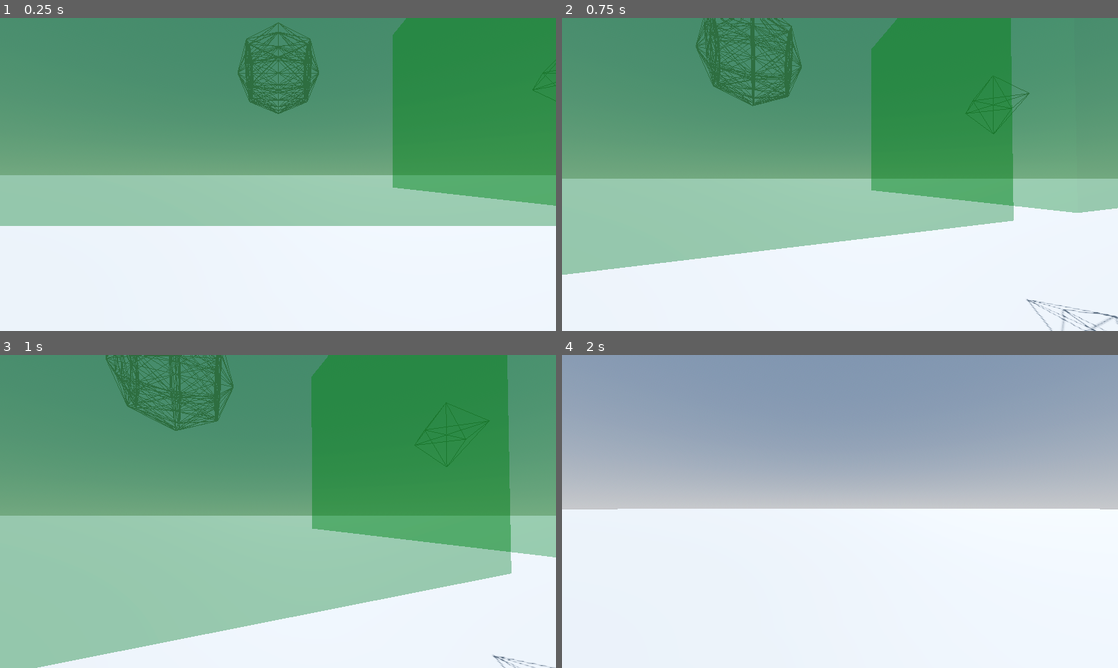
Above: before the commit, frames 1-4 (two rows, left to right).
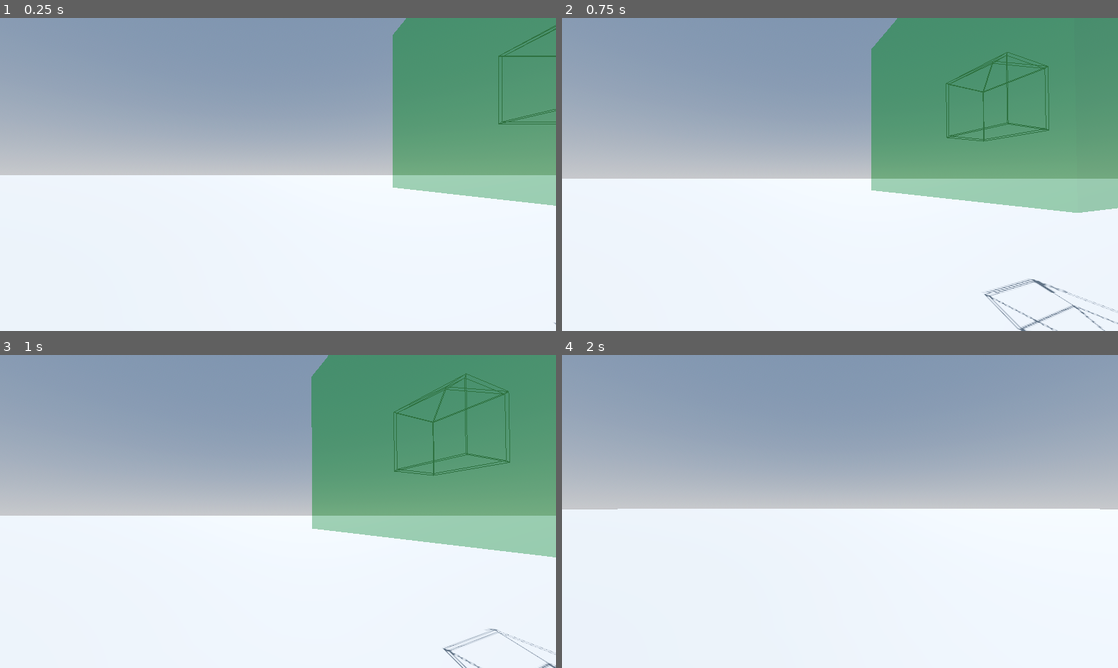
Above: after the commit, the same moments.

Repository: Stantrh/Projet_Tutore_4D_VR_KOMODZINSKI_RYSAK_TROHA
Game: Godot game, scene res://Scenes/world.tscn
Two runs of this game, one before a commit and one after it. Both use one fixed random seed, a clock stepped at 60 frames per second and the inputs below. This scene is started directly instead of the project's main scene.
Inputs (mouse positions are in pixels of both pictures, inside the frame that each line leads up to):
- Up to frame 1 (0.25 s): no input
- Up to frame 2 (0.75 s): tap Enter at 0.5 s; move the mouse to (867, 174) at 0.52 s; hold W (move_forward) from 0.53 s (still down); hold Middle mouse button (rotate) from 0.53 s (still down)
- Up to frame 3 (1 s): keep holding W (move_forward); keep holding Middle mouse button (rotate)
- Up to frame 4 (2 s): keep holding W (move_forward); move the mouse to (812, 511) at 1.27 s; release Middle mouse button (rotate) at 1.28 s; click (812, 511) at 1.35 s

The runs differ from the first frame. In frame 1, 66% of the frame differs, in the area x 0-100%, y 0-98%; in frame 2, 60%; in frame 3, 79%, in the area x 0-100%, y 0-100%; in frame 4, nothing differs.

Commit message:
Ajout Maison

Diff:
--- a/app4d/Scenes/world.tscn
+++ b/app4d/Scenes/world.tscn
@@ -40,16 +40,10 @@
 [node name="UI" parent="CanvasLayer" instance=ExtResource("3_x60an")]
 visible = false
 
-[node name="ZoneAffichage" parent="." instance=ExtResource("5_vwbob")]
-transform = Transform3D(1, 0, 0, 0, 1, 0, 0, 0, 1, 0, 10, 0)
-area_min = Vector3(-3, -3, -3)
-area_max = Vector3(3, 3, 3)
-ply_object_path = "res://Objects/hypersphere.txt"
-
 [node name="ZoneAffichage2" parent="." instance=ExtResource("5_vwbob")]
 transform = Transform3D(1, 0, 0, 0, 1, 0, 0, 0, 1, 15, 10, 0)
 area_min = Vector3(-3, -3, -3)
 area_max = Vector3(3, 3, 3)
-ply_object_path = "res://Objects/hexadecachore.txt"
+ply_object_path = "res://Objects/maison4DText.txt"
 
 [connection signal="object_selected" from="CharacterView" to="." method="_on_character_view_object_selected"]
Not shown, added: app4d/Objects/maison4DText.txt
